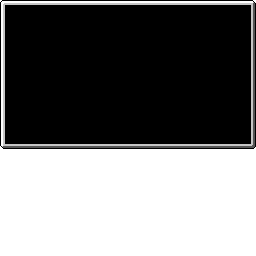
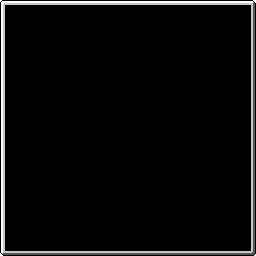
Revision of a layered 256×256 image; what changed, layer by layer:
painted on "Pasted Layer" over [0, 144, 256, 256]